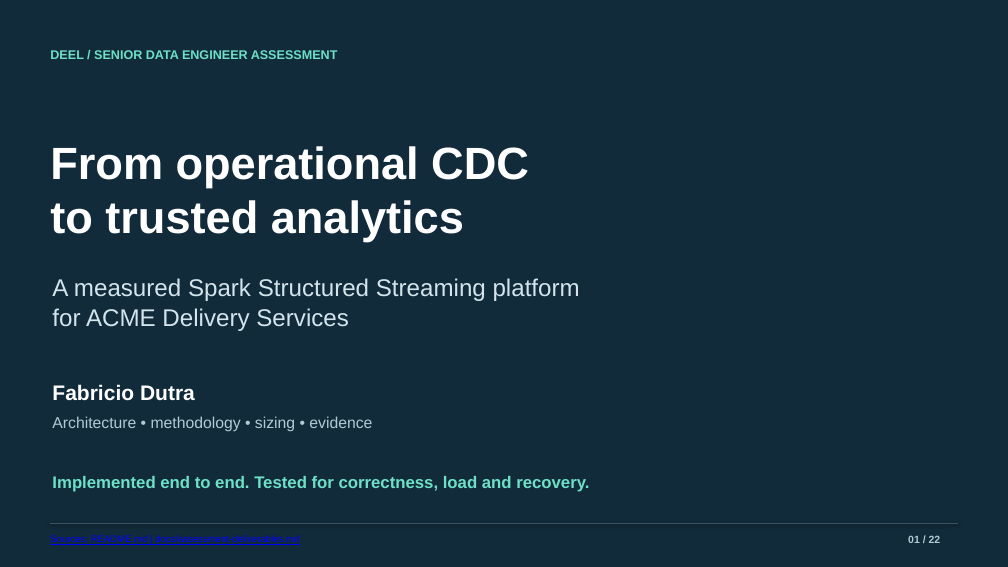
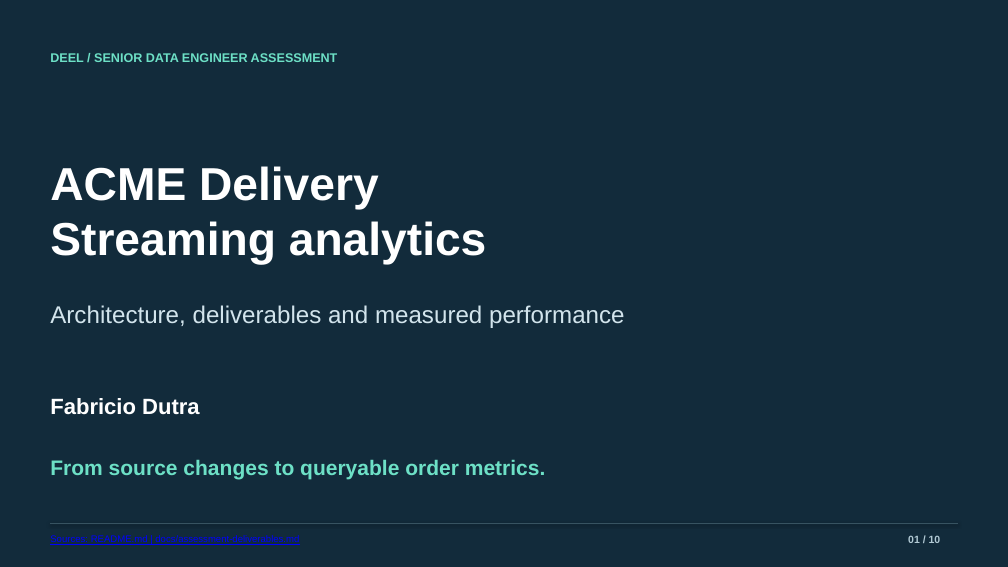
Before and after one commit to fabdutra/deel-data-engineering-task, a slide deck: slide 1 of docs/presentation/acme-delivery-assessment.pptx. Drawn at 1008x567 pixels with LibreOffice and Linux fonts; fonts in the diff are those of the drawing. Boxes give left, top, right and bottom in pixels: in the first picture for what was removed or moved away, otherwise in the second. Text is boxed around its words. In the diff, an @@ line names an element or a change of style, - is before the commit and + after.

```diff
--- a/docs/presentation/acme-delivery-assessment.pptx
+++ b/docs/presentation/acme-delivery-assessment.pptx
@@ text removed at <box>50,146,529,188</box> @@
-From operational CDC
@@ text at <box>50,166,379,210</box>: text changed; size 23 to 44 pt; text colour #D2E4EC to #FFFFFF; bold on @@
-for ACME Delivery Services
+ACME Delivery
@@ text at <box>50,221,487,264</box>: text changed; size 43 to 44 pt @@
-to trusted analytics
+Streaming analytics
@@ text removed at <box>52,278,580,301</box> @@
-A measured Spark Structured Streaming platform
@@ text added at <box>50,305,625,328</box>, 23 pt, text #D2E4EC @@
+Architecture, deliverables and measured performance
@@ text "Fabricio Dutra": place and size @@
-text "Fabricio Dutra" at <box>52,384,195,401</box>
+text "Fabricio Dutra" at <box>50,398,200,415</box>
@@ text "Fabricio Dutra" at <box>50,398,200,415</box>: size 20 to 21 pt @@
@@ text removed at <box>52,416,372,431</box> @@
-Architecture • methodology • sizing • evidence
@@ text added at <box>50,459,546,480</box>, 20 pt, text #6DE0C6, bold @@
+From source changes to queryable order metrics.
@@ text removed at <box>52,476,589,492</box> @@
-Implemented end to end. Tested for correctness, load and recovery.
@@ text at <box>908,536,941,543</box>: text changed @@
-01 / 22
+01 / 10
```
Also in this commit, not shown: 4 other slides changed, 5 slides added, 17 slides removed, 10 other files.
